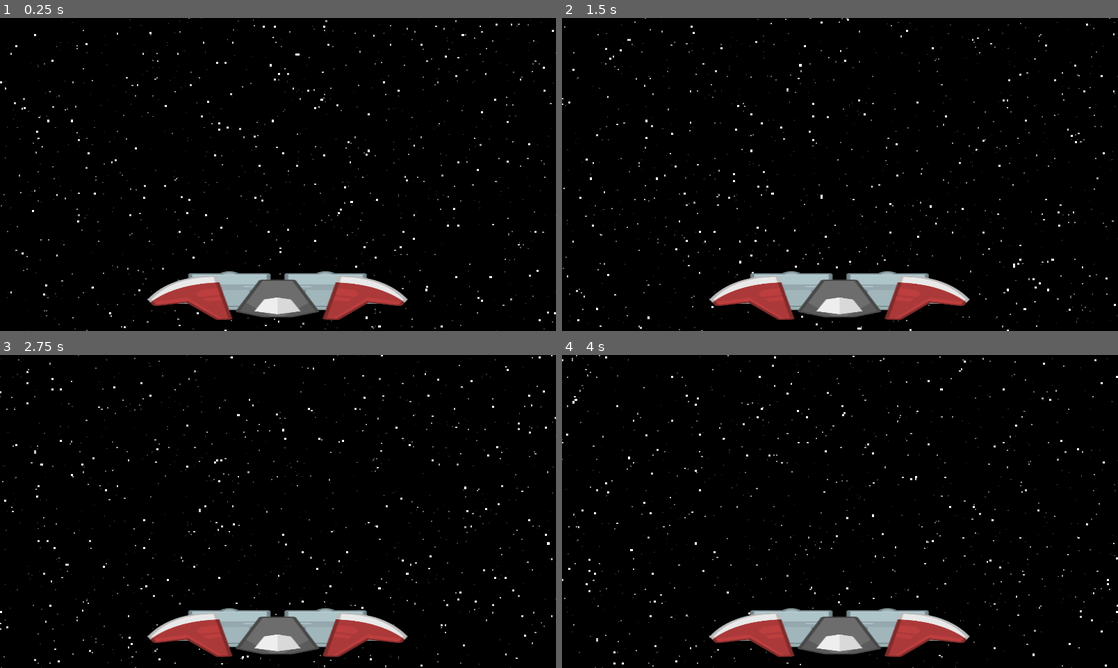
Above: before the commit, frames 1-4 (two rows, left to right).
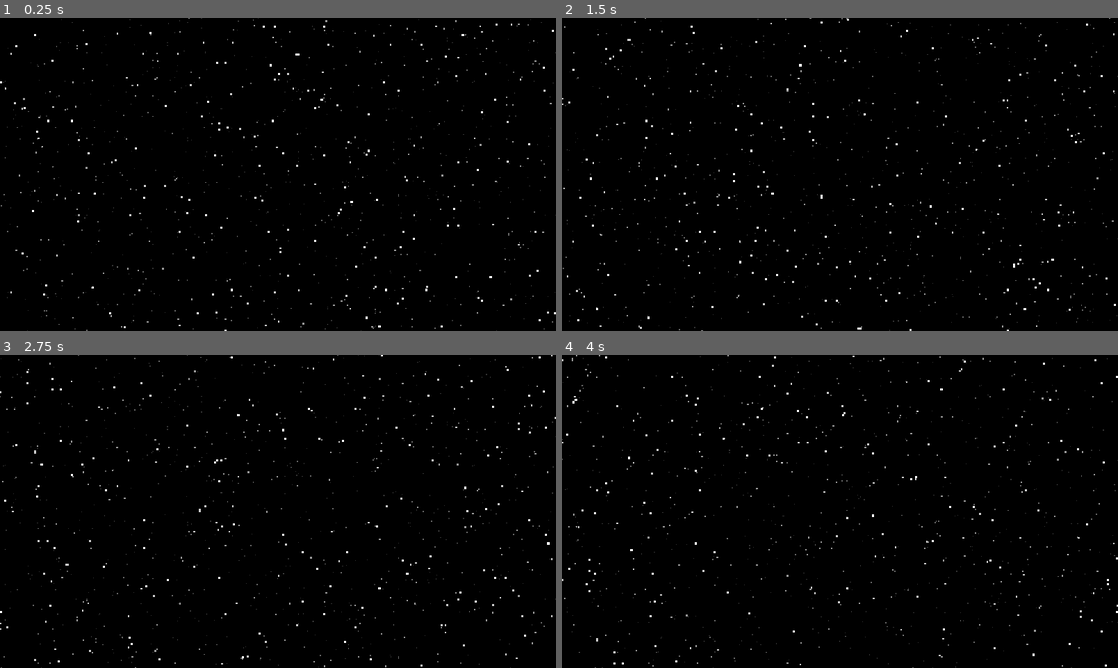
Above: after the commit, the same moments.

Repository: moby-it/cosmic-jack
Game: Godot game, scene res://scenes/main.tscn
Two runs of this game, one before a commit and one after it. Both use one fixed random seed, a clock stepped at 60 frames per second and the inputs below.
Inputs:
- Up to frame 1 (0.25 s): no input
- Up to frame 2 (1.5 s): no input
- Up to frame 3 (2.75 s): no input
- Up to frame 4 (4 s): no input

The runs differ from the first frame. In frame 1, 5.1% of the frame differs, in the area x 26-74%, y 80-97%; in frame 2, 5.1%; in frame 3, 5.1%; in frame 4, 5.1%.

Commit message:
setting up apple

Diff:
--- /dev/null
+++ b/entities/apple.tscn
@@ -0,0 +1,16 @@
+[gd_scene load_steps=3 format=3 uid="uid://cxvhh5yd3tff6"]
+
+[ext_resource type="Texture2D" uid="uid://1po65a0m6jx7" path="res://assets/red-apple.png" id="1_3di83"]
+
+[sub_resource type="CircleShape2D" id="CircleShape2D_ajhhp"]
+radius = 441.018
+
+[node name="Apple" type="Node2D"]
+
+[node name="Sprite2D" type="Sprite2D" parent="."]
+texture = ExtResource("1_3di83")
+
+[node name="Area2D" type="Area2D" parent="."]
+
+[node name="CollisionShape2D" type="CollisionShape2D" parent="Area2D"]
+shape = SubResource("CircleShape2D_ajhhp")
--- a/scenes/main.tscn
+++ b/scenes/main.tscn
@@ -11,6 +11,7 @@
 scale = Vector2(0.8, 0.8)
 
 [node name="Ship" parent="." instance=ExtResource("3_61vle")]
+visible = false
 position = Vector2(0, 418)
 
 [node name="Background" parent="." instance=ExtResource("3_qsmjo")]
Binary file added: assets/red-apple.png
Not shown, added: assets/red-apple.png.import
